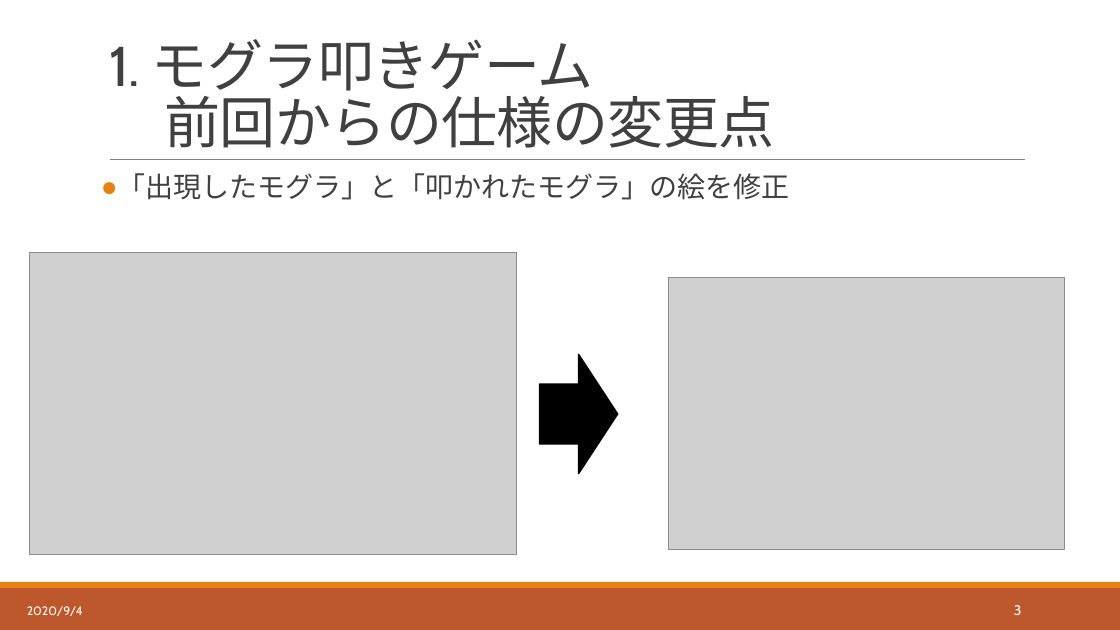
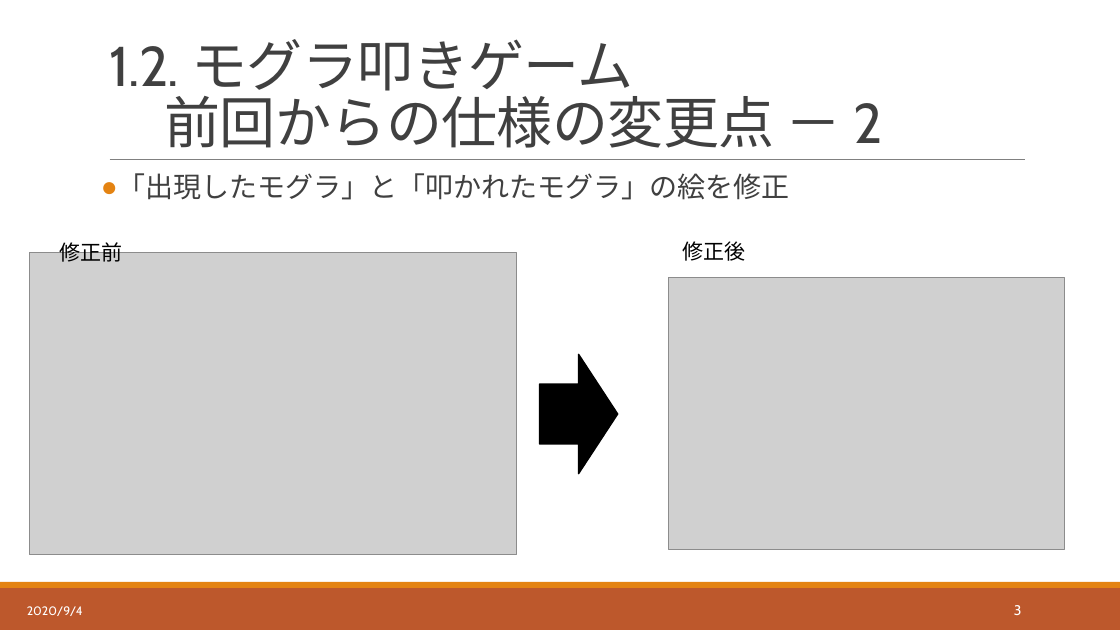
Before and after one commit to hakohumi/comp.train.whack-a-mole, a slide deck: slide 4 of 資料/設計書/発表資料/設計レビュー_発表資料.pptx. Drawn at 1120x630 pixels with LibreOffice and Linux fonts; fonts in the diff are those of the drawing; grey boxes stand for pictures. Boxes give left, top, right and bottom in pixels: in the first picture for what was removed or moved away, otherwise in the second. Text is boxed around its words. In the diff, an @@ line names an element or a change of style, - is before the commit and + after.

Commit message:
タイトル、前回からの変更点を少しだけ修正

```diff
--- a/資料/設計書/発表資料/設計レビュー_発表資料.pptx
+++ b/資料/設計書/発表資料/設計レビュー_発表資料.pptx
@@ title at bbox=[109, 39, 883, 148]: text changed @@
-1. モグラ叩きゲーム
-前回からの仕様の変更点
+1.2. モグラ叩きゲーム
+前回からの仕様の変更点 － 2
@@ text added at bbox=[60, 239, 123, 262], 18 pt, text #000000 @@
+修正前
@@ text added at bbox=[683, 241, 746, 261], 18 pt, text #000000 @@
+修正後
```
Also in this commit, not shown: 3 other slides changed.
